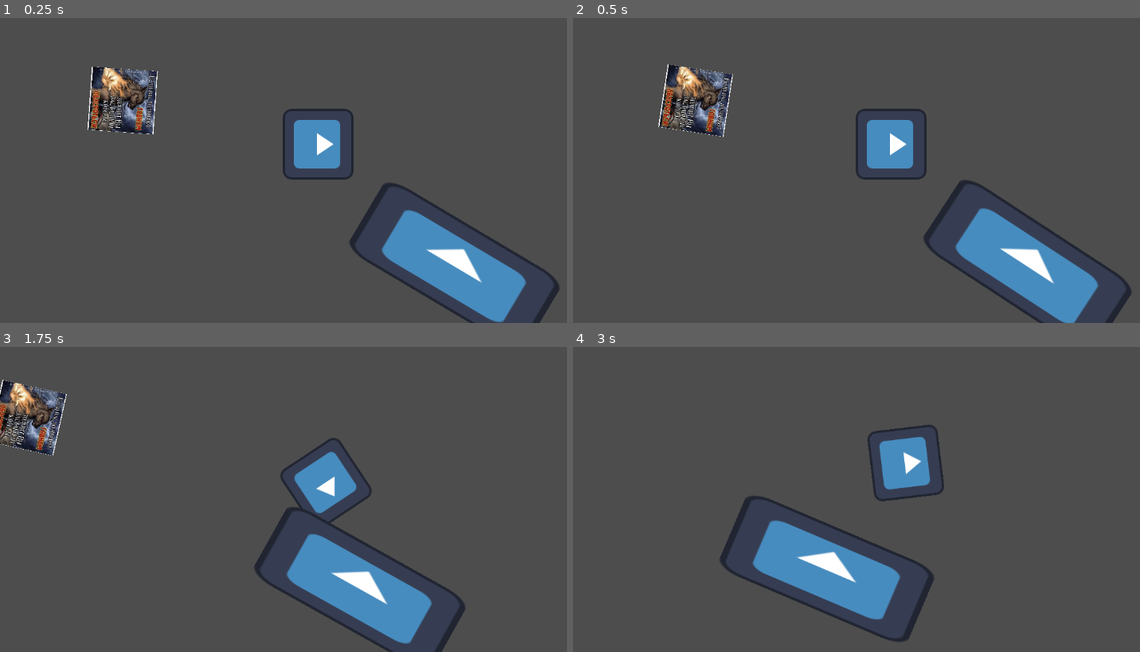
Above: before the commit, frames 1-4 (two rows, left to right).
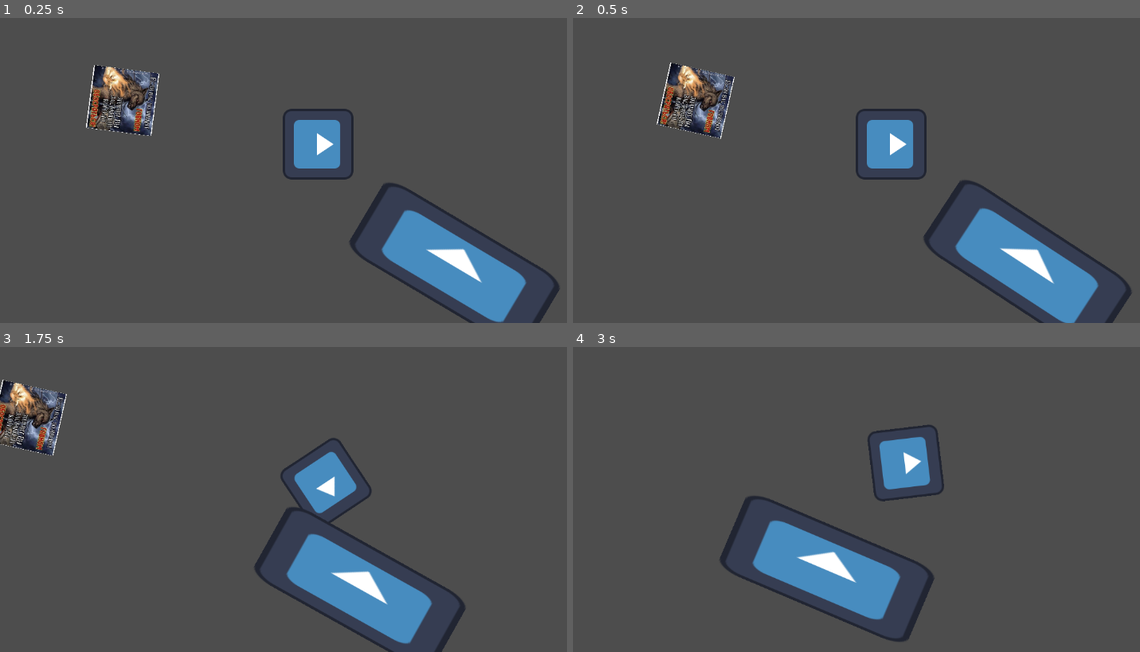
Above: after the commit, the same moments.

Repository: Smugllar/Geoffrey
Game: Godot game, scene res://scenes/main.tscn
Same seed, same stepped clock (60 frames per second), same inputs: the game is played once before the commit and once after it. The engine's default icon, where the game draws it, is replaced by a stand-in: a white triangle on a blue panel in a dark square.
Inputs:
- Up to frame 1 (0.25 s): no input
- Up to frame 2 (0.5 s): no input
- Up to frame 3 (1.75 s): hold D (move_right) 0.53-1.28 s; hold S (move_down) from 1.28 s (still down)
- Up to frame 4 (3 s): release S (move_down) at 2.03 s; hold D (move_right) 2.03-2.78 s; hold W (move_up) from 2.78 s (still down)

The runs differ from the first frame. In frame 1, 1.3% of the frame differs, in the area x 15-29%, y 15-39%; in frame 2, 1.4%, in the area x 14-29%, y 14-40%; in frame 3, less than 0.1%; in frame 4, nothing differs.

Commit message:
i forgot
i did something probably

Diff:
--- a/scenes/civilian.tscn
+++ b/scenes/civilian.tscn
@@ -38,5 +38,7 @@
 [node name="CollisionShape2D" type="CollisionShape2D" parent="Area2D"]
 shape = SubResource("CircleShape2D_dslhb")
 
+[node name="Timer" type="Timer" parent="."]
+
 [connection signal="body_entered" from="Area2D" to="." method="_on_area_2d_body_entered"]
 [connection signal="body_exited" from="Area2D" to="." method="_on_area_2d_body_exited"]
--- a/scripts/civilian.gd
+++ b/scripts/civilian.gd
@@ -2,8 +2,10 @@
 
 const SPEED = 50.0
 
+var spawn_position = position
+
 #possibly confusingly, the higher then number, the slower it turns (maybe i should come up with a better variable name)
-var turn_speed = 2.0
+var turn_speed = 1.0
 
 #toggles depending on if the player is in the Area2D
 var observe = false
Binary file added: assets/throw against a wall.jpg
Not shown, added: assets/throw against a wall.jpg.import
